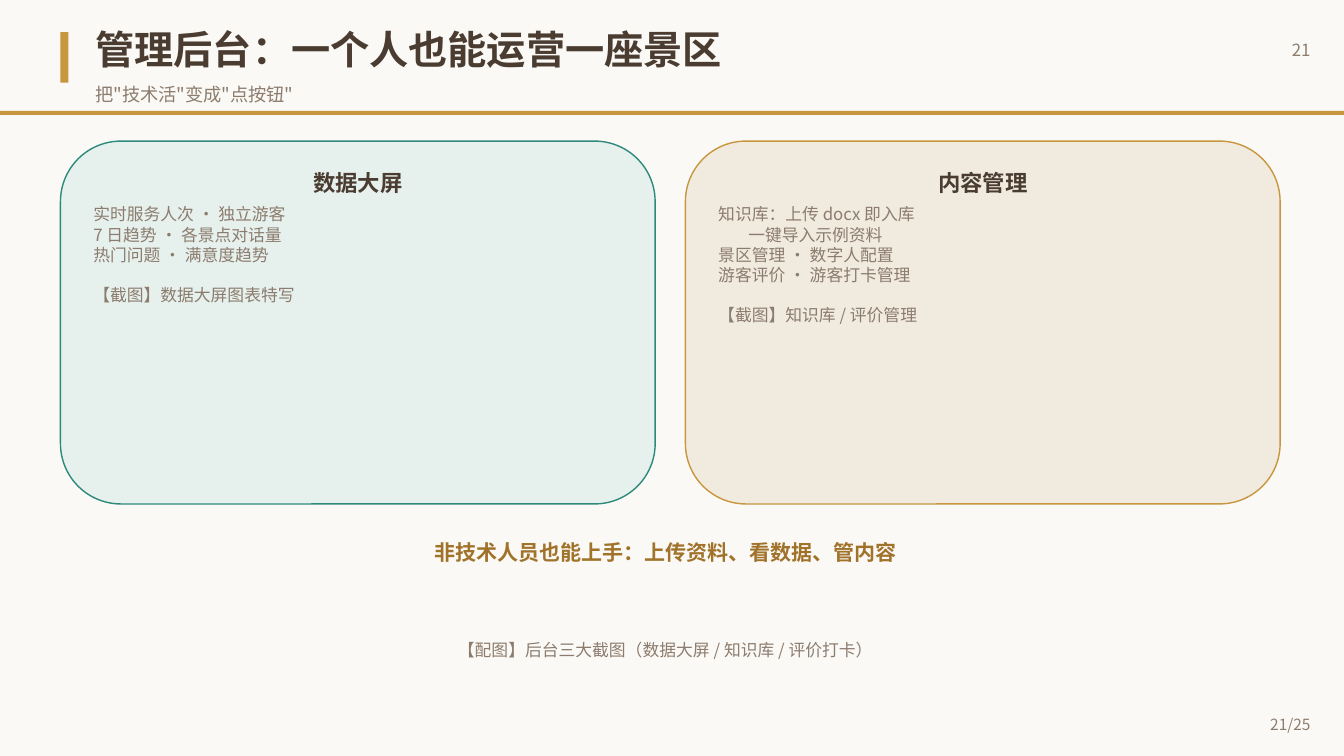
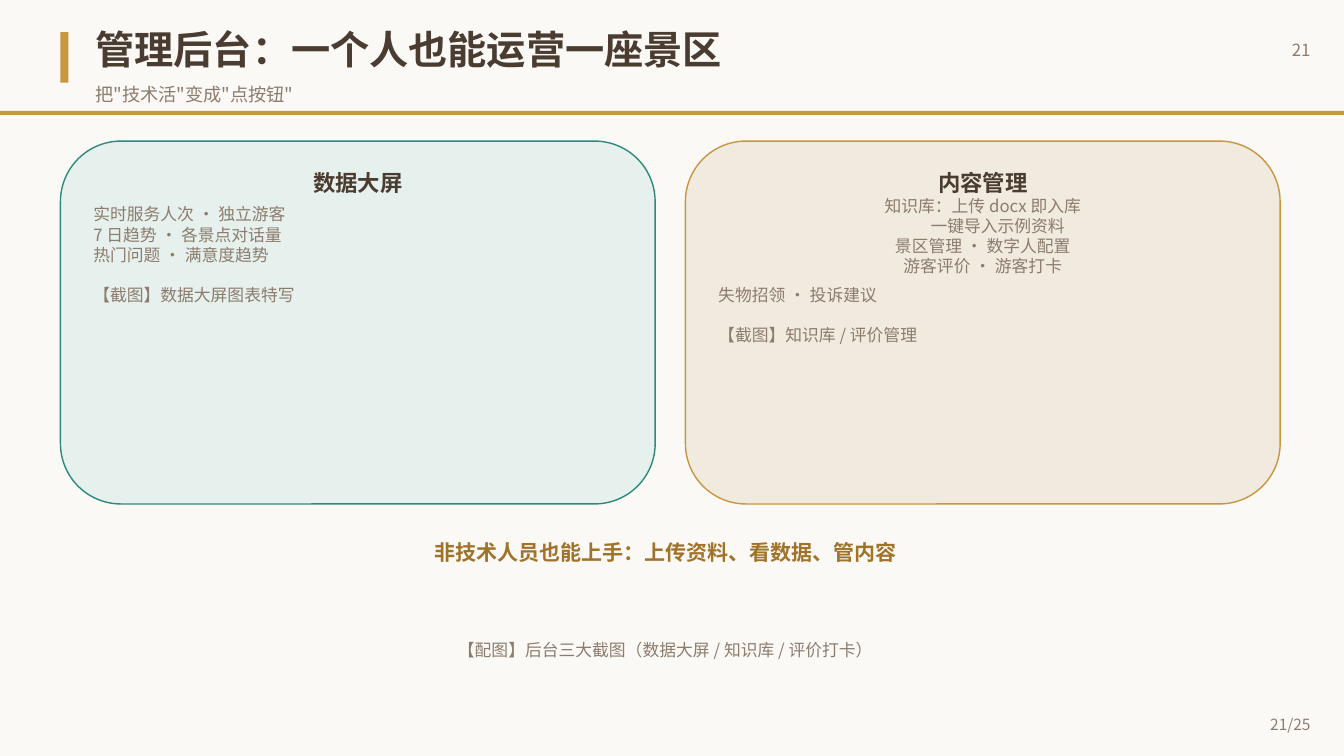
Before and after one commit to LilyTLiu/scenic-digital-human-agent, a slide deck: slide 21 of 灵山胜境AI数字人智能导游系统.pptx. Drawn at 1344x756 pixels with LibreOffice and Linux fonts; fonts in the diff are those of the drawing. Boxes give left, top, right and bottom in pixels: in the first picture for what was removed or moved away, otherwise in the second. Text is boxed around its words. In the diff, an @@ line names an element or a change of style, - is before the commit and + after.

```diff
--- a/灵山胜境AI数字人智能导游系统.pptx
+++ b/灵山胜境AI数字人智能导游系统.pptx
@@ text in rounded rectangle at [718,198,1081,343]: text changed @@
-知识库：上传 docx 即入库
-一键导入示例资料
-景区管理 · 数字人配置
-游客评价 · 游客打卡管理
-【截图】知识库 / 评价管理
+知识库：上传 docx 即入库
+一键导入示例资料
+景区管理 · 数字人配置
+游客评价 · 游客打卡
+失物招领 · 投诉建议
+【截图】知识库 / 评价管理
```
Also in this commit, not shown: 2 other slides changed, 2 other files.
